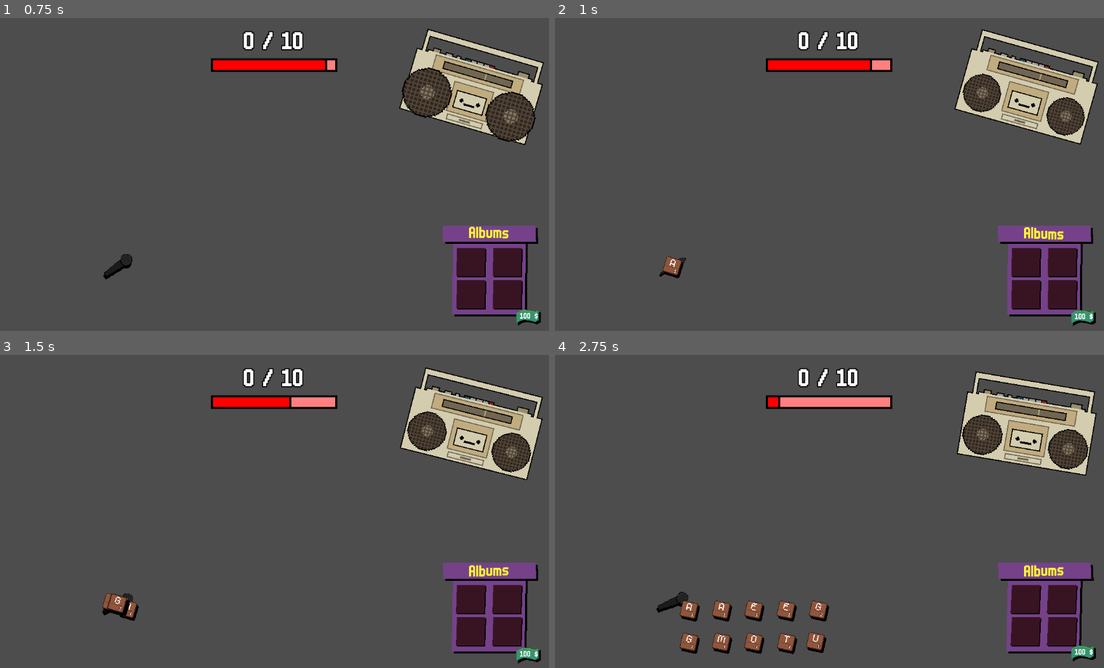
Above: before the commit, frames 1-4 (two rows, left to right).
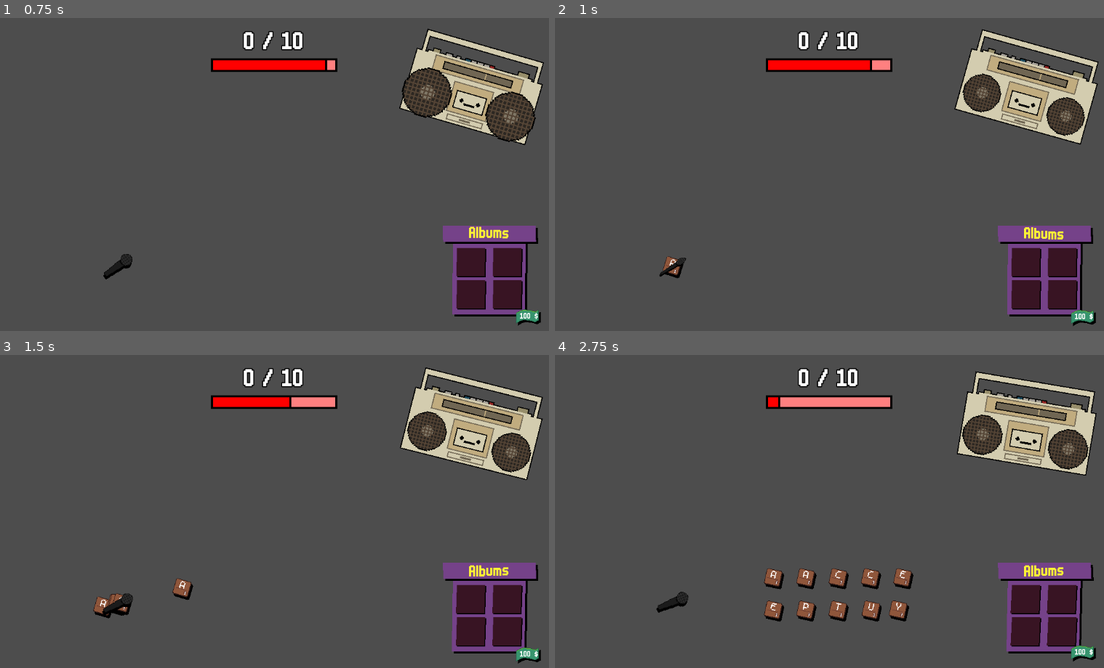
Above: after the commit, the same moments.

Repository: LiranDat/Spitandspell
Game: Godot game, scene res://scenes/main/main.tscn
Two runs of this game, one before a commit and one after it. Both use one fixed random seed, a clock stepped at 60 frames per second and the inputs below.
Inputs (mouse positions are in pixels of both pictures, inside the frame that each line leads up to):
- Up to frame 1 (0.75 s): click "START?" at 0.5 s
- Up to frame 2 (1 s): no input
- Up to frame 3 (1.5 s): move the mouse to (120, 599) at 1.27 s; click (120, 599) at 1.42 s
- Up to frame 4 (2.75 s): move the mouse to (719, 611) at 2.02 s; click (719, 611) at 2.17 s

Frame 1 is identical in both runs. In frame 2, less than 0.1% of the frame differs, in the area x 19-24%, y 76-83%; in frame 3, 0.6%; in frame 4, 3.6%, in the area x 22-66%, y 68-96%.
Error in both runs: Invalid access of index '0' on a base object of type: 'PackedStringArray'. (res://scenes/lyrics/lyrics.gd:24)

Commit message:
Add letter node to letter selection

Diff:
--- a/letter_selection.gd
+++ b/letter_selection.gd
@@ -58,16 +58,18 @@
 	return usableLetters
 
 func useLetter(l : String):
-	if($LetterArea/Letters.get_child_count()):
+	if($LetterArea/Letters and $LetterArea/Letters.get_child_count()>0):
 		for letter in $LetterArea/Letters.get_children():
 			if letter.letter == l.to_upper() and letter.used == false:
 				letter.used = true
-				return true
+		return true
+	print("doesnt exist")
 	return false
 
 func refreshLetters():
-	for letter in $LetterArea/Letters.get_children():
-			letter.used = false
+	if($LetterArea/Letters and $LetterArea/Letters.get_child_count()>0):
+		for letter in $LetterArea/Letters.get_children():
+				letter.used = false
 
 func _on_timer_timeout() -> void:
 	distributeLetters(count)
--- a/letter_selection.tscn
+++ b/letter_selection.tscn
@@ -22,6 +22,8 @@
 scale = Vector2(342.638, 163.09)
 polygon = PackedVector2Array(0, 0, 1, 0, 1, 1, 0, 1)
 
+[node name="Letters" type="Node2D" parent="LetterArea"]
+
 [node name="Timer" type="Timer" parent="."]
 one_shot = true
 autostart = true
--- a/scoring_test.gd
+++ b/scoring_test.gd
@@ -27,7 +27,7 @@
 
 func printScore(word,letterScores,rawWordScore,score):
 	print("Word: "+ word.to_upper())
-	print("Word scorees: " + str(letterScores))
+	print("Word scores: " + str(letterScores))
 	print("Raw word score: " + str(rawWordScore))
 	print("Total score: " + str(int(score)))
 
--- a/scoring_test.tscn
+++ b/scoring_test.tscn
@@ -33,8 +33,6 @@
 [node name="Shape" parent="LetterSelection/LetterArea" index="0"]
 polygon = PackedVector2Array(0, 0, 1, 0, 1, 1, 0.905198, 1, 0.704366, 1, 0, 1)
 
-[node name="Letters" type="Node2D" parent="LetterSelection/LetterArea" index="1"]
-
 [node name="AlbumCase" parent="LetterSelection" instance=ExtResource("2_krsl8")]
 position = Vector2(96, -24)
 
